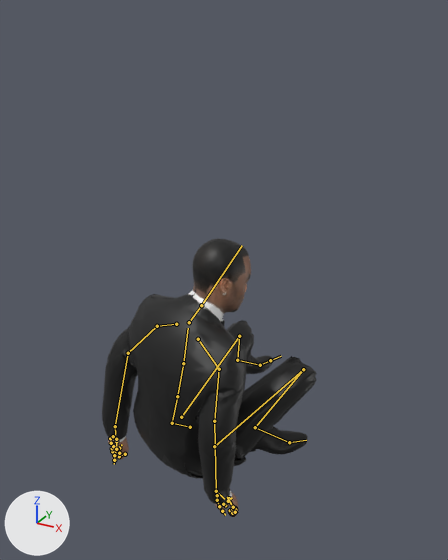
An edit to the glTF model Projects/StrongestInHistoryVsToday/res/Models/Characters/PlayerSword/sih_player_sword.gltf, drawn before and after from the same camera.
Rendered twice from a 50 mm lens placed at (1.035, -1.619, 1.677), pointed at (0.01, 0.243, 0.746). Every picture has the same lights, and +X, +Y and +Z are marked at lower left. The picture after the commit comes second. Both versions are drawn at frame 65 of the action 'Get_Up'; the numbers are the values there. The bones that change, and the others that lie on the model, are drawn over the model as lines.

Names of what the first picture shows: 'sih_player_sword', 'sih_player_sword_head'.
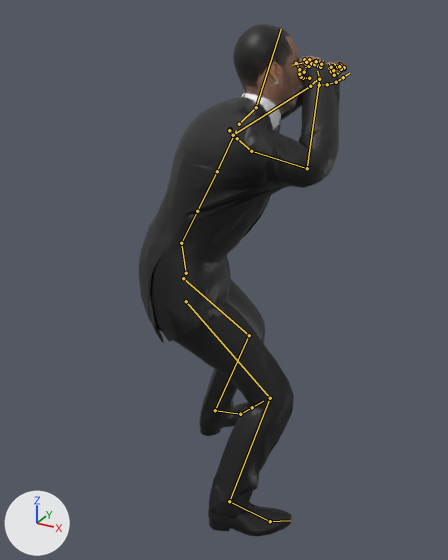
Boxes (x1, y1, x2, y2) around the edits, measured in the pictures (448 x 560 px):
'sih_player_sword', posed (115% taller)
    before: (102, 294, 316, 517)
    after: (139, 56, 346, 536)
'sih_player_sword_head', posed (26% taller)
    before: (181, 238, 251, 324)
    after: (233, 24, 299, 133)
bone 'Hips', root to tip
    before: (190, 427) to (172, 423)
    after: (186, 273) to (181, 243)
bone 'Spine_Low', root to tip
    before: (172, 423) to (177, 396)
    after: (181, 243) to (197, 211)
bone 'Spine', root to tip
    before: (177, 396) to (183, 363)
    after: (197, 211) to (217, 171)
bone 'Chest', root to tip
    before: (183, 363) to (188, 328)
    after: (217, 171) to (236, 130)
bone 'Neck', root to tip
    before: (189, 322) to (201, 305)
    after: (239, 124) to (256, 107)
bone 'Head', root to tip
    before: (201, 305) to (242, 245)
    after: (256, 107) to (281, 29)
bone 'Shoulder_L', root to tip
    before: (176, 324) to (157, 326)
    after: (230, 129) to (229, 130)
bone 'UpperArm_L', root to tip
    before: (157, 326) to (128, 353)
    after: (229, 130) to (233, 135)
bone 'LowerArm_L', root to tip
    before: (128, 353) to (115, 426)
    after: (233, 135) to (310, 86)
bone 'Hand_L', root to tip
    before: (115, 426) to (115, 434)
    after: (310, 86) to (320, 76)
bone 'Shoulder_R', root to tip
    before: (198, 339) to (219, 369)
    after: (237, 138) to (251, 151)
bone 'UpperArm_R', root to tip
    before: (219, 369) to (214, 421)
    after: (251, 151) to (307, 168)
bone 'LowerArm_R', root to tip
    before: (214, 421) to (216, 491)
    after: (307, 168) to (319, 79)
bone 'Hand_R', root to tip
    before: (216, 491) to (224, 499)
    after: (319, 79) to (317, 71)
bone 'Thigh_L', root to tip
    before: (181, 417) to (239, 336)
    after: (183, 278) to (249, 335)
bone 'Shin_L', root to tip
    before: (239, 336) to (237, 360)
    after: (249, 335) to (215, 410)
bone 'Foot_L', root to tip
    before: (237, 360) to (260, 365)
    after: (215, 410) to (240, 414)
bone 'Thigh_R', root to tip
    before: (214, 446) to (303, 369)
    after: (186, 301) to (270, 398)
bone 'Shin_R', root to tip
    before: (303, 369) to (255, 427)
    after: (270, 398) to (229, 501)
bone 'Foot_R', root to tip
    before: (255, 427) to (289, 442)
    after: (229, 501) to (270, 521)

The change, as a diff of the scene's bpy script:
```diff
--- a/Projects/StrongestInHistoryVsToday/res/Models/Characters/PlayerSword/sih_player_sword.gltf.py
+++ b/Projects/StrongestInHistoryVsToday/res/Models/Characters/PlayerSword/sih_player_sword.gltf.py
@@ bone_hips @@
 bone_hips = bpy.data.objects['Armature'].pose.bones['Hips']
-bone_hips.location = (0.0, -0.758, -0.074)
-bone_hips.rotation_quaternion = (0.894, -0.409, -0.178, -0.036)  # degrees (-50, -20, 5)
+bone_hips.location = (0.0, -0.135, -0.013)
+bone_hips.rotation_quaternion = (0.884, 0.005, -0.464, -0.061)  # degrees (7, -55, -11)
@@ bone_spine_low @@
 bone_spine_low = bpy.data.objects['Armature'].pose.bones['Spine_Low']  # child of 'Hips'
-bone_spine_low.rotation_quaternion = (0.87, 0.491, -0.025, 0.032)  # degrees (59, -4, 2)
+bone_spine_low.rotation_quaternion = (0.96, 0.272, 0.021, 0.058)  # degrees (32, 0, 7)
@@ bone_spine @@
 bone_spine = bpy.data.objects['Armature'].pose.bones['Spine']  # child of 'Spine_Low'
-bone_spine.rotation_quaternion = (1.0, 0.003, 0.004, -0.024)  # degrees (0, 0, -3)
+bone_spine.rotation_quaternion = (1.0, -0.001, 0.01, -0.015)  # degrees (0, 1, -2)
@@ bone_chest @@
 bone_chest = bpy.data.objects['Armature'].pose.bones['Chest']  # child of 'Spine'
-bone_chest.rotation_quaternion = (1.0, 0.003, 0.001, -0.024)  # degrees (0, 0, -3)
+bone_chest.rotation_quaternion = (1.0, -0.001, 0.008, -0.015)  # degrees (0, 1, -2)
@@ bone_neck @@
 bone_neck = bpy.data.objects['Armature'].pose.bones['Neck']  # child of 'Chest'
-bone_neck.rotation_quaternion = (0.994, 0.103, -0.02, 0.043)  # degrees (12, -3, 5)
+bone_neck.rotation_quaternion = (0.999, -0.038, 0.024, 0.024)  # degrees (-4, 3, 3)
@@ bone_head @@
 bone_head = bpy.data.objects['Armature'].pose.bones['Head']  # child of 'Neck'
-bone_head.rotation_quaternion = (0.993, -0.031, -0.114, -0.011)  # degrees (-3, -13, -1)
+bone_head.rotation_quaternion = (0.963, -0.179, 0.068, -0.19)  # degrees (-22, 4, -23)
@@ bone_shoulder_l @@
 bone_shoulder_l = bpy.data.objects['Armature'].pose.bones['Shoulder_L']  # child of 'Chest'
-bone_shoulder_l.rotation_quaternion = (0.997, -0.001, 0.039, 0.06)  # degrees (0, 5, 7)
+bone_shoulder_l.rotation_quaternion = (0.968, -0.19, 0.069, 0.147)  # degrees (-21, 11, 15)
@@ bone_upperarm_l @@
 bone_upperarm_l = bpy.data.objects['Armature'].pose.bones['UpperArm_L']  # child of 'Shoulder_L'
-bone_upperarm_l.rotation_quaternion = (0.887, 0.077, 0.422, -0.155)  # degrees (1, 51, -20)
+bone_upperarm_l.rotation_quaternion = (0.814, -0.232, -0.49, 0.208)  # degrees (-55, -45, 53)
@@ bone_lowerarm_l @@
 bone_lowerarm_l = bpy.data.objects['Armature'].pose.bones['LowerArm_L']  # child of 'UpperArm_L'
-bone_lowerarm_l.rotation_quaternion = (0.983, -0.052, 0.017, 0.175)  # degrees (-6, 3, 20)
+bone_lowerarm_l.rotation_quaternion = (0.69, -0.061, 0.039, 0.72)  # degrees (-2, 8, 92)
@@ bone_hand_l @@
 bone_hand_l = bpy.data.objects['Armature'].pose.bones['Hand_L']  # child of 'LowerArm_L'
-bone_hand_l.rotation_quaternion = (0.936, -0.252, 0.207, 0.013)  # degrees (-31, 24, -5)
+bone_hand_l.rotation_quaternion = (0.975, -0.11, 0.055, 0.187)  # degrees (-11, 9, 21)
@@ bone_shoulder_r @@
 bone_shoulder_r = bpy.data.objects['Armature'].pose.bones['Shoulder_R']  # child of 'Chest'
-bone_shoulder_r.rotation_quaternion = (0.992, -0.123, 0.013, 0.014)  # degrees (-14, 2, 1)
+bone_shoulder_r.rotation_quaternion = (0.957, -0.277, -0.026, -0.086)  # degrees (-32, -6, -9)
@@ bone_upperarm_r @@
 bone_upperarm_r = bpy.data.objects['Armature'].pose.bones['UpperArm_R']  # child of 'Shoulder_R'
-bone_upperarm_r.rotation_quaternion = (0.918, 0.133, -0.371, 0.04)  # degrees (17, -44, -2)
+bone_upperarm_r.rotation_quaternion = (0.724, -0.093, 0.233, -0.642)  # degrees (-26, 13, -86)
@@ bone_lowerarm_r @@
 bone_lowerarm_r = bpy.data.objects['Armature'].pose.bones['LowerArm_R']  # child of 'UpperArm_R'
-bone_lowerarm_r.rotation_quaternion = (0.974, -0.048, -0.019, -0.22)  # degrees (-5, -3, -25)
+bone_lowerarm_r.rotation_quaternion = (0.738, -0.045, -0.037, -0.672)  # degrees (-1, -7, -85)
@@ bone_hand_r @@
 bone_hand_r = bpy.data.objects['Armature'].pose.bones['Hand_R']  # child of 'LowerArm_R'
-bone_hand_r.rotation_quaternion = (0.91, -0.359, -0.203, -0.009)  # degrees (-45, -22, 8)
+bone_hand_r.rotation_quaternion = (0.981, 0.117, -0.111, -0.103)  # degrees (15, -11, -13)
@@ bone_thigh_l @@
 bone_thigh_l = bpy.data.objects['Armature'].pose.bones['Thigh_L']  # child of 'Hips'
-bone_thigh_l.rotation_quaternion = (0.82, 0.554, 0.017, 0.143)  # degrees (67, -8, 15)
+bone_thigh_l.rotation_quaternion = (0.917, 0.36, -0.121, 0.118)  # degrees (42, -18, 8)
@@ bone_shin_l @@
 bone_shin_l = bpy.data.objects['Armature'].pose.bones['Shin_L']  # child of 'Thigh_L'
-bone_shin_l.rotation_quaternion = (0.747, -0.654, 0.118, 0.005)  # degrees (-83, 11, -9)
+bone_shin_l.rotation_quaternion = (0.859, -0.511, -0.008, 0.019)  # degrees (-61, 0, 2)
@@ bone_foot_l @@
 bone_foot_l = bpy.data.objects['Armature'].pose.bones['Foot_L']  # child of 'Shin_L'
-bone_foot_l.rotation_quaternion = (0.916, -0.258, -0.081, -0.295)  # degrees (-26, -18, -32)
+bone_foot_l.rotation_quaternion = (0.987, 0.12, -0.093, -0.047)  # degrees (14, -10, -7)
@@ bone_thigh_r @@
 bone_thigh_r = bpy.data.objects['Armature'].pose.bones['Thigh_R']  # child of 'Hips'
-bone_thigh_r.rotation_quaternion = (0.659, 0.685, 0.291, 0.111)  # degrees (96, 13, 34)
+bone_thigh_r.rotation_quaternion = (0.931, 0.36, 0.042, -0.04)  # degrees (42, 6, -3)
@@ bone_shin_r @@
 bone_shin_r = bpy.data.objects['Armature'].pose.bones['Shin_R']  # child of 'Thigh_R'
-bone_shin_r.rotation_quaternion = (0.294, -0.949, -0.019, -0.113)  # degrees (-145, -13, -2)
+bone_shin_r.rotation_quaternion = (0.848, -0.522, -0.085, 0.017)  # degrees (-64, -7, 7)
@@ bone_foot_r @@
 bone_foot_r = bpy.data.objects['Armature'].pose.bones['Foot_R']  # child of 'Shin_R'
-bone_foot_r.rotation_quaternion = (0.935, 0.183, -0.076, -0.295)  # degrees (23, -2, -35)
+bone_foot_r.rotation_quaternion = (0.98, 0.179, 0.045, 0.07)  # degrees (21, 4, 9)
```
